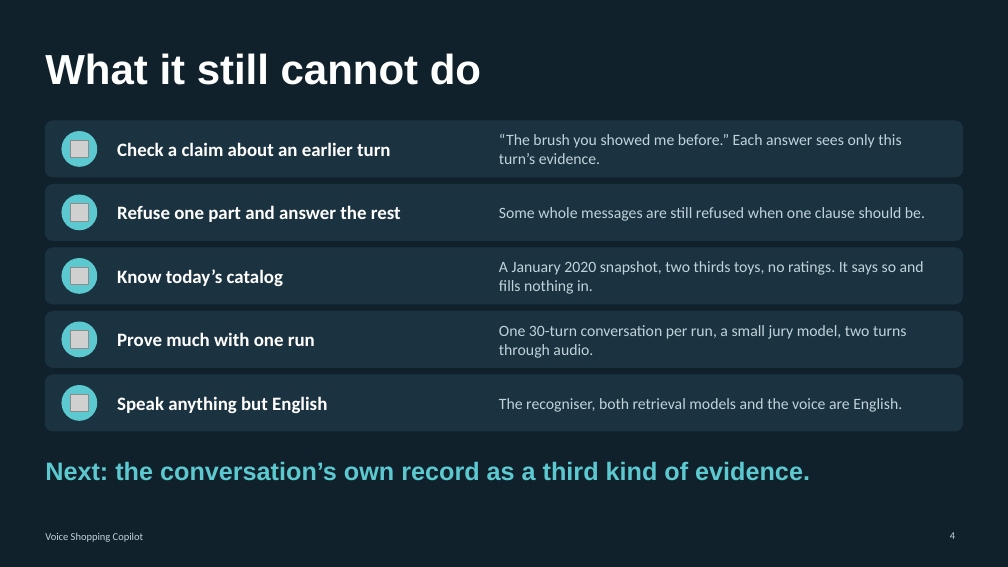
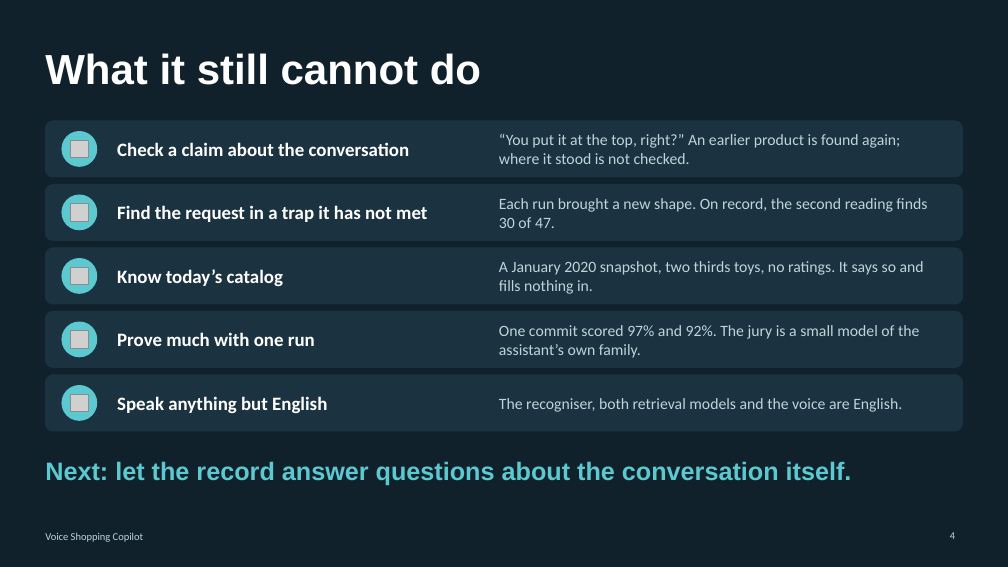
Before and after one commit to MohanLi/voice-shopping-copilot, a slide deck: slide 4 of docs/slides/Voice-Shopping-Copilot-demo.pptx. Drawn at 1008x567 pixels with LibreOffice and Linux fonts; fonts in the diff are those of the drawing; grey boxes stand for pictures. Boxes give left, top, right and bottom in pixels: in the first picture for what was removed or moved away, otherwise in the second. Text is boxed around its words. In the diff, an @@ line names an element or a change of style, - is before the commit and + after.

```diff
--- a/docs/slides/Voice-Shopping-Copilot-demo.pptx
+++ b/docs/slides/Voice-Shopping-Copilot-demo.pptx
@@ text at (117, 142, 410, 156): text changed @@
-Check a claim about an earlier turn
+Check a claim about the conversation
@@ text at (499, 134, 900, 164): text changed @@
-“The brush you showed me before.” Each answer sees only this turn’s evidence.
+“You put it at the top, right?” An earlier product is found again; where it stood is not checked.
@@ text at (117, 205, 427, 222): text changed @@
-Refuse one part and answer the rest
+Find the request in a trap it has not met
@@ text at (499, 198, 927, 228): text changed @@
-Some whole messages are still refused when one clause should be.
+Each run brought a new shape. On record, the second reading finds 30 of 47.
@@ text at (499, 325, 919, 358): text changed @@
-One 30-turn conversation per run, a small jury model, two turns through audio.
+One commit scored 97% and 92%. The jury is a small model of the assistant’s own family.
@@ text at (45, 461, 852, 485): text changed @@
-Next: the conversation’s own record as a third kind of evidence.
+Next: let the record answer questions about the conversation itself.
```
Also in this commit, not shown: 2 other slides changed, 12 other files.
